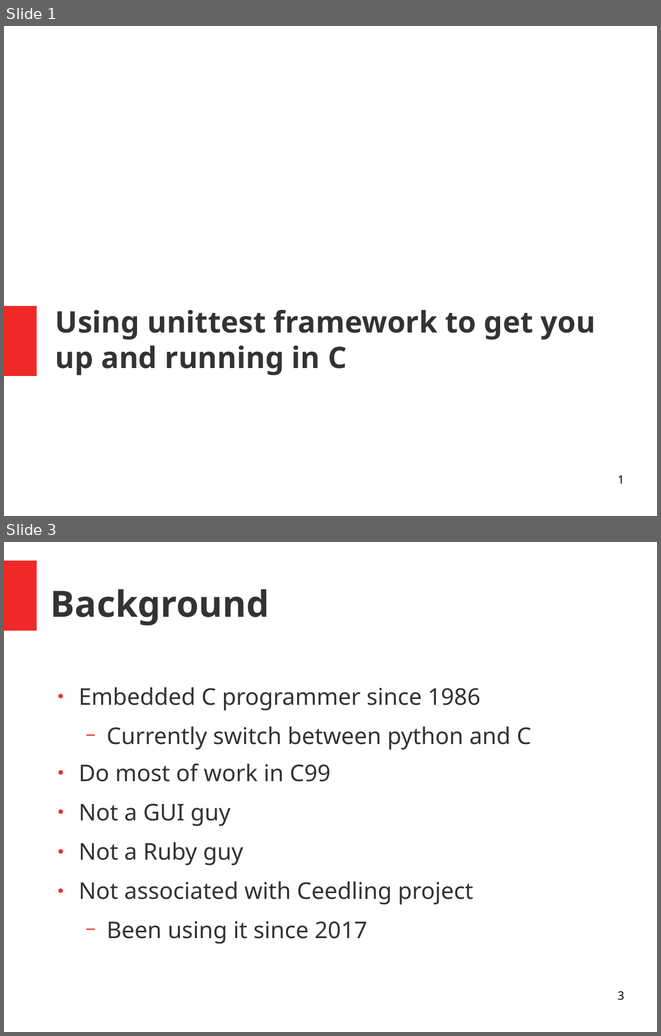
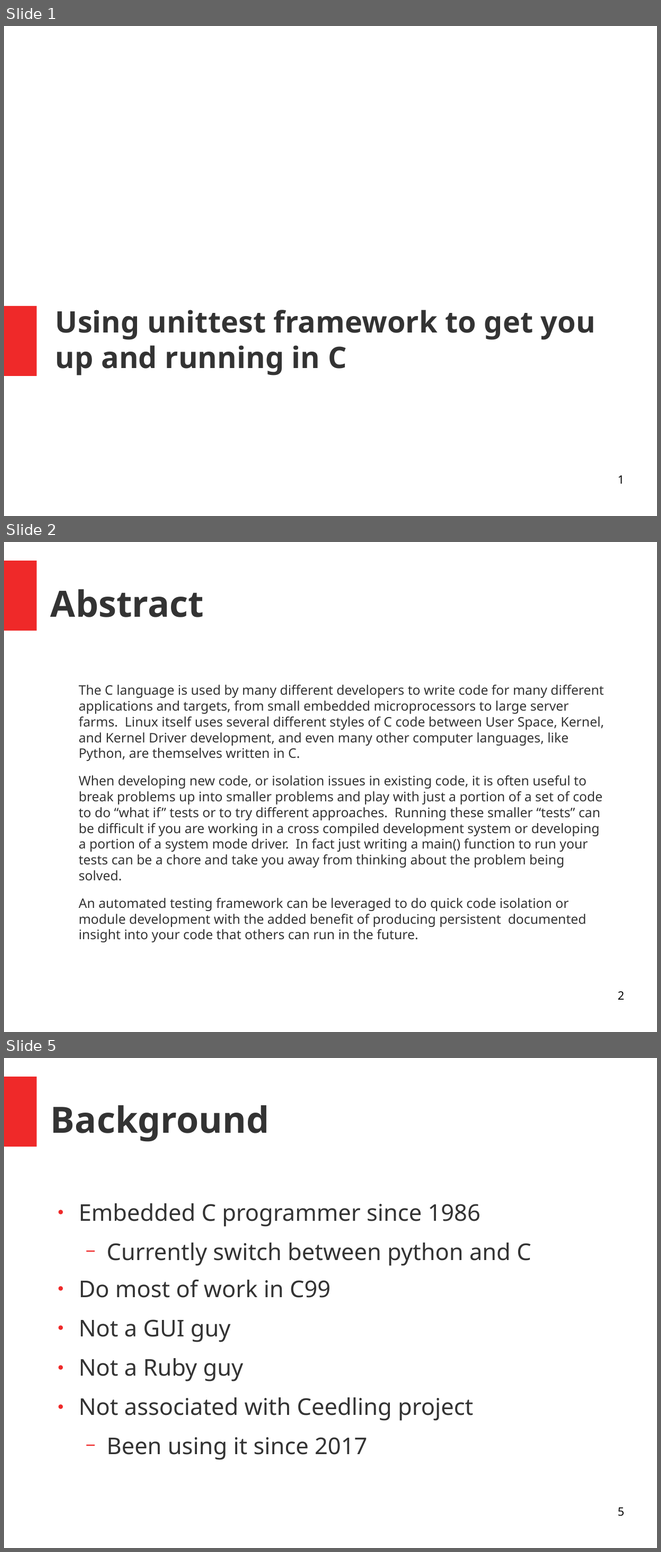
Before and after one commit to bd2357/ceedling_talk, a slide deck: ceedling_talk.odp. Shown one above the other, each under a label of ours: slides 1 and 3 before the commit, slides 1, 2 and 5 after it; the slides between them are not shown. The pictures are 661x1036 and 661x1552 pixels, drawn with LibreOffice and Linux fonts; fonts in the diff are those of the drawing. Boxes give left, top, right and bottom in pixels: in the first picture for what was removed or moved away, otherwise in the second. Text is boxed around its words. In the diff, an @@ line names an element or a change of style, - is before the commit and + after.

Commit message:
Added module stuff, changes to slides, notee pdf

```diff
--- a/ceedling_talk.odp
+++ b/ceedling_talk.odp
@@ slide 2 added at [4, 542, 657, 1032], background #FFFFFF; not listed: 1 template element that a slide beside it also shows @@
@@ title added at [51, 589, 204, 617], 44 pt, text #333333, bold @@
+Abstract
@@ text added at [79, 685, 604, 942], 16 pt, text #333333 @@
+The C language is used by many different developers to write code for many different applications and targets, from small embedded microprocessors to large server farms. Linux itself uses several different styles of C code between User Space, Kernel, and Kernel Driver development, and even many other computer languages, like Python, are themselves written in C.
+When developing new code, or isolation issues in existing code, it is often useful to break problems up into smaller problems and play with just a portion of a set of code to do “what if” tests or to try different approaches. Running these smaller “tests” can be difficult if you are working in a cross compiled development system or developing a portion of a system mode driver. In fact just writing a main() function to run your tests can be a chore and take you away from thinking about the problem being solved.
+An automated testing framework can be leveraged to do quick code isolation or module development with the added benefit of producing persistent documented insight into your code that others can run in the future.
@@ page number added at [618, 991, 624, 999], 14 pt, text #000000 @@
+2
@@ what was slide 3 is now slide 5 @@
@@ page number at [618, 1507, 624, 1516]: text changed @@
-3
+5
```
Also in this commit, not shown: 1 slide changed, 3 other slides added, 4 other files.
